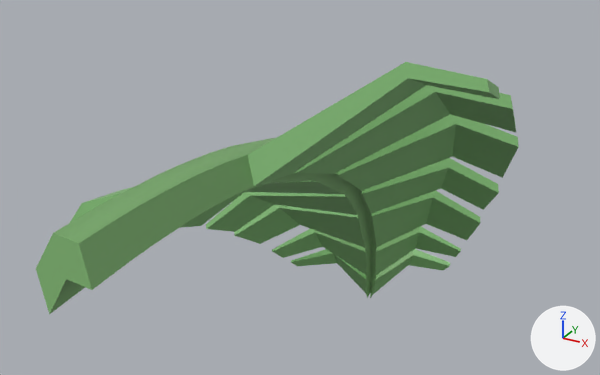
A saved change to the FBX model vrTesting/Assets/trees/justleaf.fbx.
Rendered twice from a camera (50 mm lens) standing at (0.0158, 0.2679, 0.2591) and looking at (-0.0164, 0.3265, 0.2298). The lights are fixed; the arrows at lower right show +X, +Y and +Z. Where no turn or scale is listed for an object, it has been applied to the vertices.
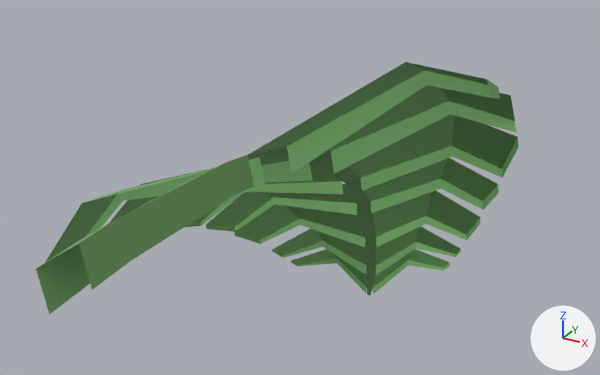
Where the change shows, as pixel boxes [x1, y1, x2, y2] in the pictures (600 x 375 px):
'polySurface173', recoloured, reshaped
    both: [36, 62, 519, 315]
part 1 of me_mesh, cut back
    before: [36, 62, 519, 315]
    after: [37, 146, 376, 295]

The edits, one by one:
Material 'lambert20' (mat_lambert20) changes colour from green #7aae6c to green #6e9d61; in linear values from (0.195, 0.424, 0.15) to (0.156, 0.339, 0.12).
Material 'lambert19' (mat_lambert19) changes colour from green #82bc74 to green #75aa69; in linear values from (0.222, 0.5, 0.176) to (0.178, 0.4, 0.141).
me_mesh is used by ob_polysurface173; location (-0.01072, 0.30363, 0.24438).
me_mesh had 238 vertices, 236 faces and spanned x -0.02..0.0129, y -0.0159..0.0566, z -0.0453..0.0014.
me_mesh now has 155 vertices, 92 faces and spans x -0.02..0.0129, y -0.0159..0.0566, z -0.045..0.0014.
Part 1, on me_mesh:
83 vertices are removed from x -0.0158..0.0123, y -0.0152..0.0565, z -0.0453..0.0005.
163 faces are deleted.
19 new faces join them, mat_lambert20 (green #6e9d61).
